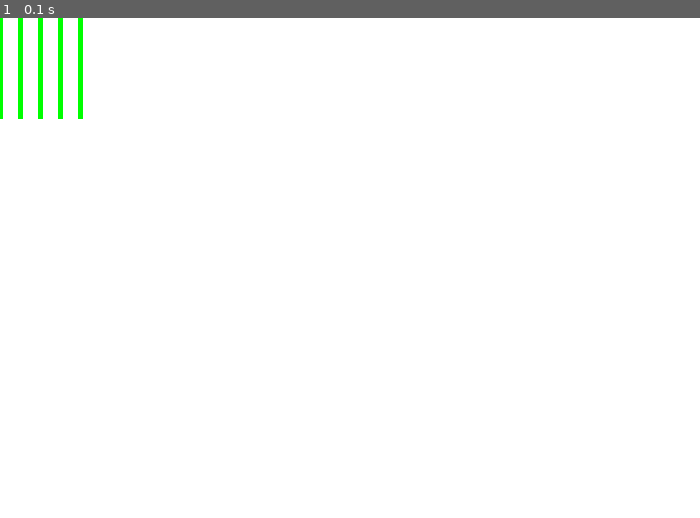
Above: before the commit, frame 1.
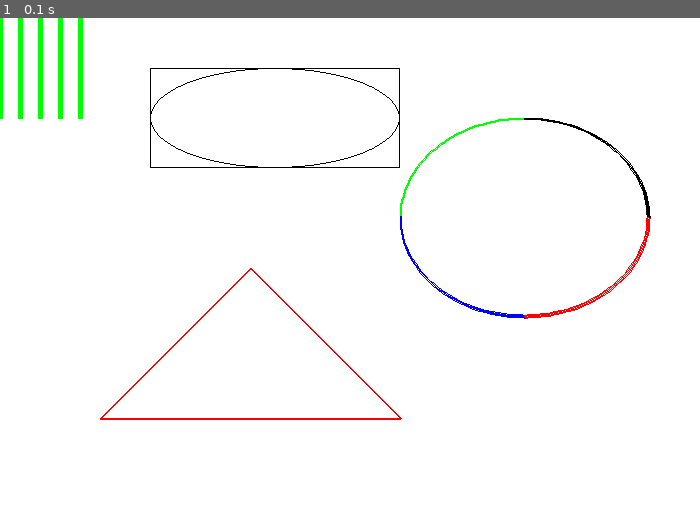
Above: after the commit, the same moment.

Repository: a-jennings/Pygame_Testing
Game: pygame game, started from Window_Open.py.py
Same seed, same stepped clock (60 frames per second), same inputs: the game is played once before the commit and once after it.
Inputs:
- Up to frame 1 (0.1 s): no input

The runs differ from the first frame. In frame 1, 1.2% of the frame differs, in the area x 14-93%, y 10-81%.

Commit message:
Added various shapes to screen

Diff:
--- a/Window_Open.py.py
+++ b/Window_Open.py.py
@@ -17,6 +17,7 @@
 
 #Sets name at the top of the window
 pygame.display.set_caption("Half-Life 3")
+pi=3.141592653
 
 #Loop until the user clicks the close button
 done=False
@@ -44,6 +45,26 @@
     screen.fill(white)
     for x in range(0,100,20):
         pygame.draw.line(screen,green,[x,0],[x,100],5)
+
+
+    #Draw a rectangle
+    pygame.draw.rect(screen,black,[150,50,250,100],1)
+
+    #Draw an ellipse
+    pygame.draw.ellipse(screen,black,[150,50,250,100],1)
+
+
+    #Draw an arc as part of an ellipse. Use radians to
+    #determine what angle to draw
+
+    pygame.draw.arc(screen,green, [400,100,250,200], pi/2, pi, 2)
+    pygame.draw.arc(screen,black, [400,100,250,200], 0, pi/2, 2)
+    pygame.draw.arc(screen,red,   [400,100,250,200], 3*pi/2, 2*pi, 2)
+    pygame.draw.arc(screen,blue,  [400,100,250,200], pi, 3*pi/2, 2)
+
+    #Draw a triangle, or any polygon using different point co-ords
+    pygame.draw.polygon(screen,red,[[250,250],[100,400],[400,400]],2)
+
     pygame.display.flip()
 
 
